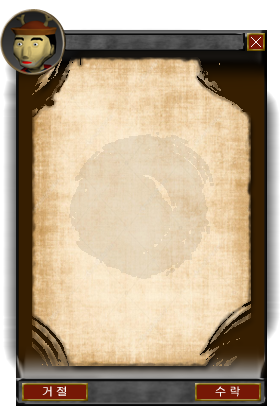
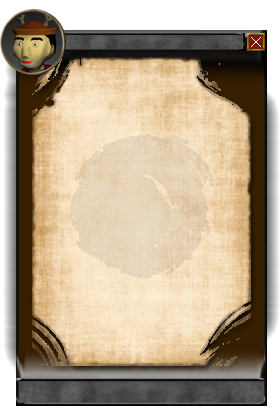
Two versions of the same layered image (280x420). Layer-by-layer changes:
hid group "deny" (3 layers) over [22, 383, 88, 401]
hid group "accept" (3 layers) over [195, 383, 261, 401]
